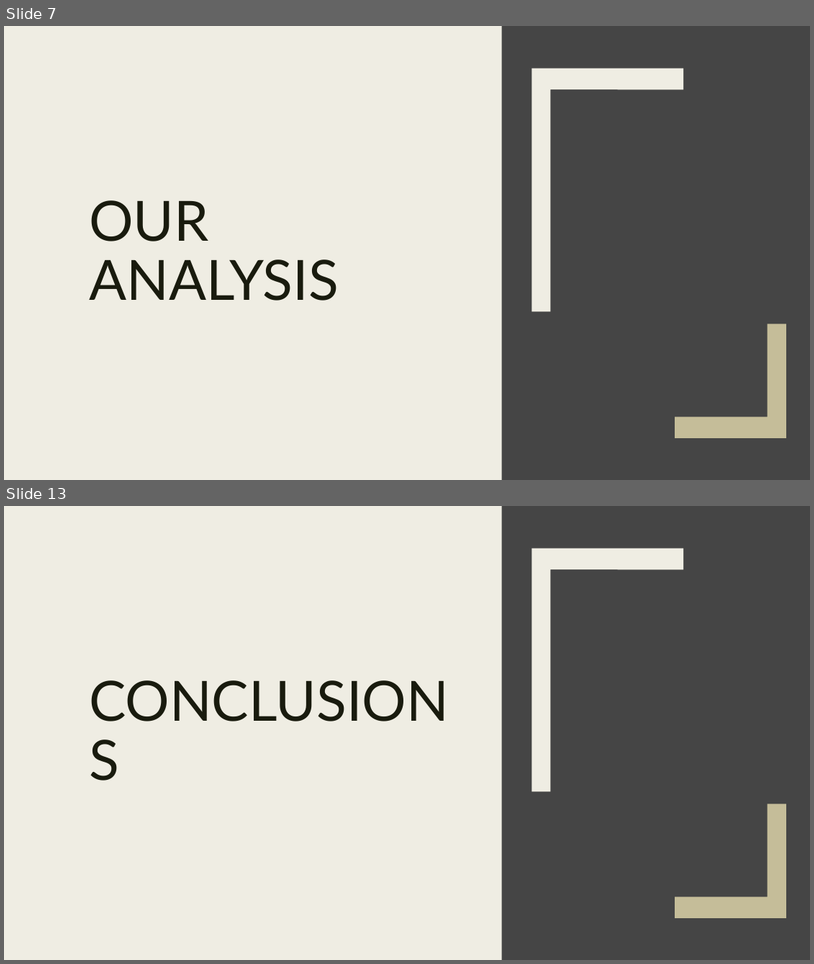
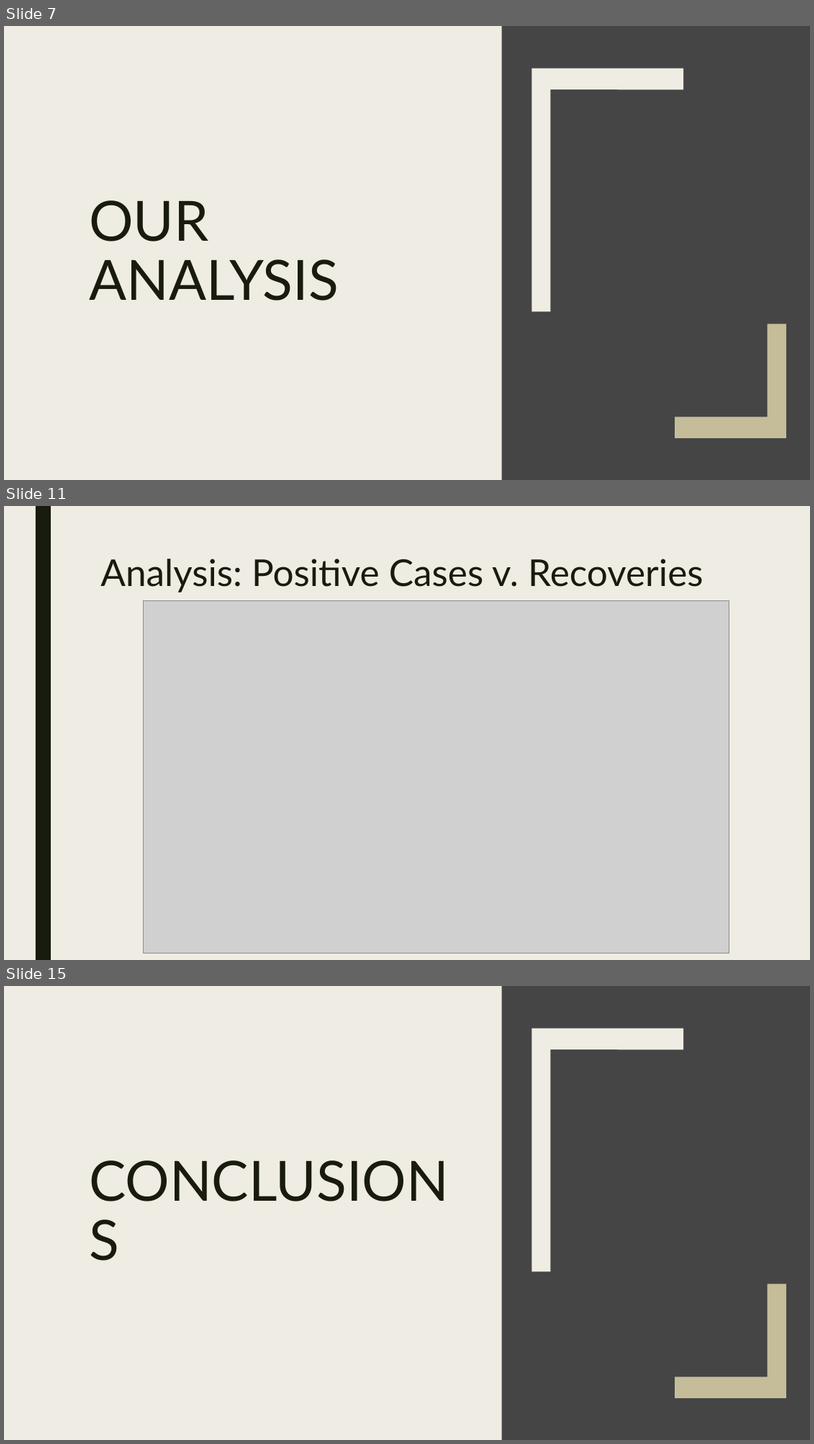
Before and after one commit to lcarbo/US_COVID_Project, a slide deck: COVID_Presentation_0104.pptx. Shown one above the other, each under a label of ours: slides 7 and 13 before the commit, slides 7, 11 and 15 after it; the slides between them are not shown. The pictures are 814x964 and 814x1444 pixels, drawn with LibreOffice and Linux fonts; fonts in the diff are those of the drawing; grey boxes stand for pictures. Boxes give left, top, right and bottom in pixels: in the first picture for what was removed or moved away, otherwise in the second. Text is boxed around its words. In the diff, an @@ line names an element or a change of style, - is before the commit and + after.

Commit message:
Ppt with images

```diff
--- a/COVID_Presentation_0104.pptx
+++ b/COVID_Presentation_0104.pptx
@@ slide 11 added at <box>4,506,810,960</box>, background #EFEDE3 @@
@@ rectangle added at <box>36,506,51,960</box>, fill #191B0E @@
@@ title added at <box>100,559,703,592</box>, 44 pt, text #191B0E @@
+Analysis: Positive Cases v. Recoveries
@@ picture added at <box>143,601,730,953</box> @@
@@ what was slide 13 is now slide 15 @@
```
Also in this commit, not shown: 5 slides changed, 1 other slide added, 1 other file.
